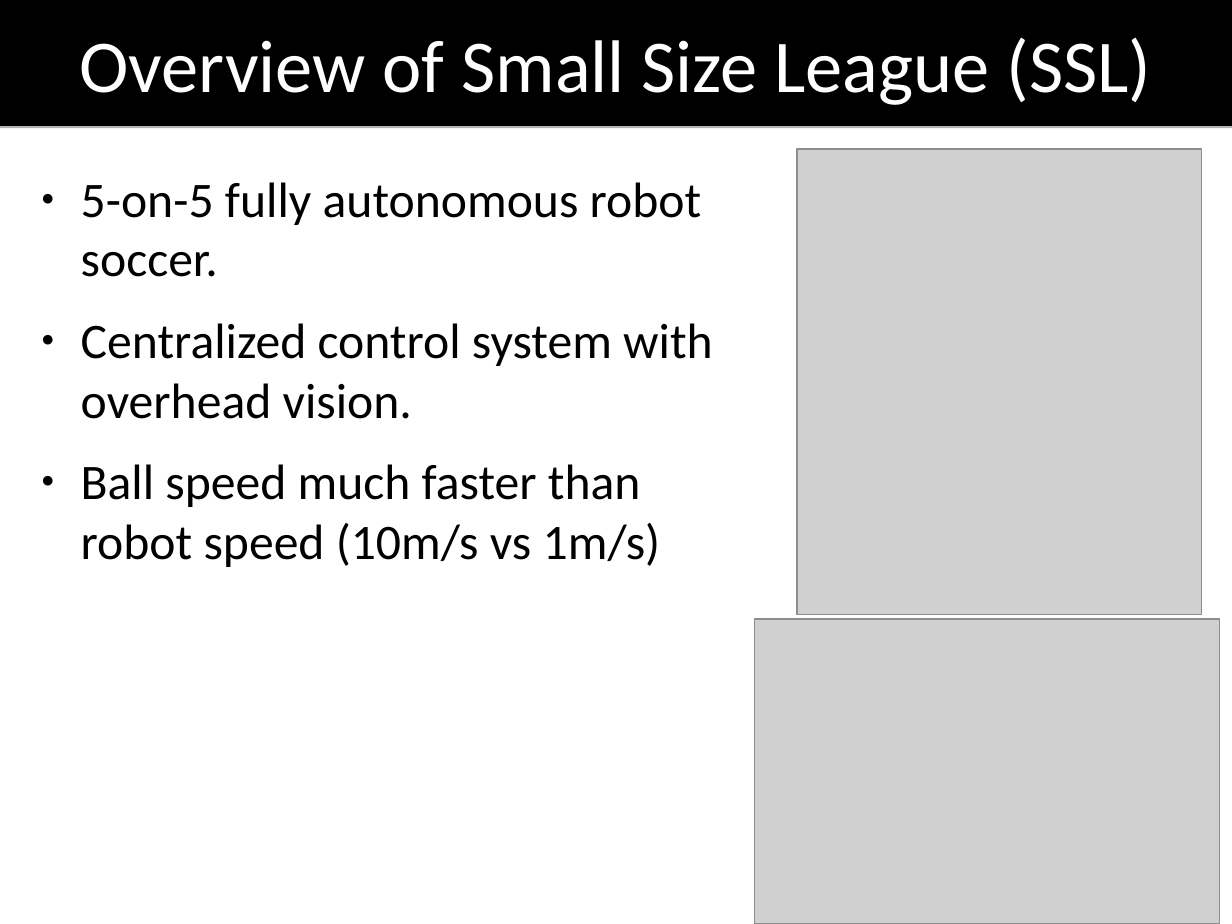
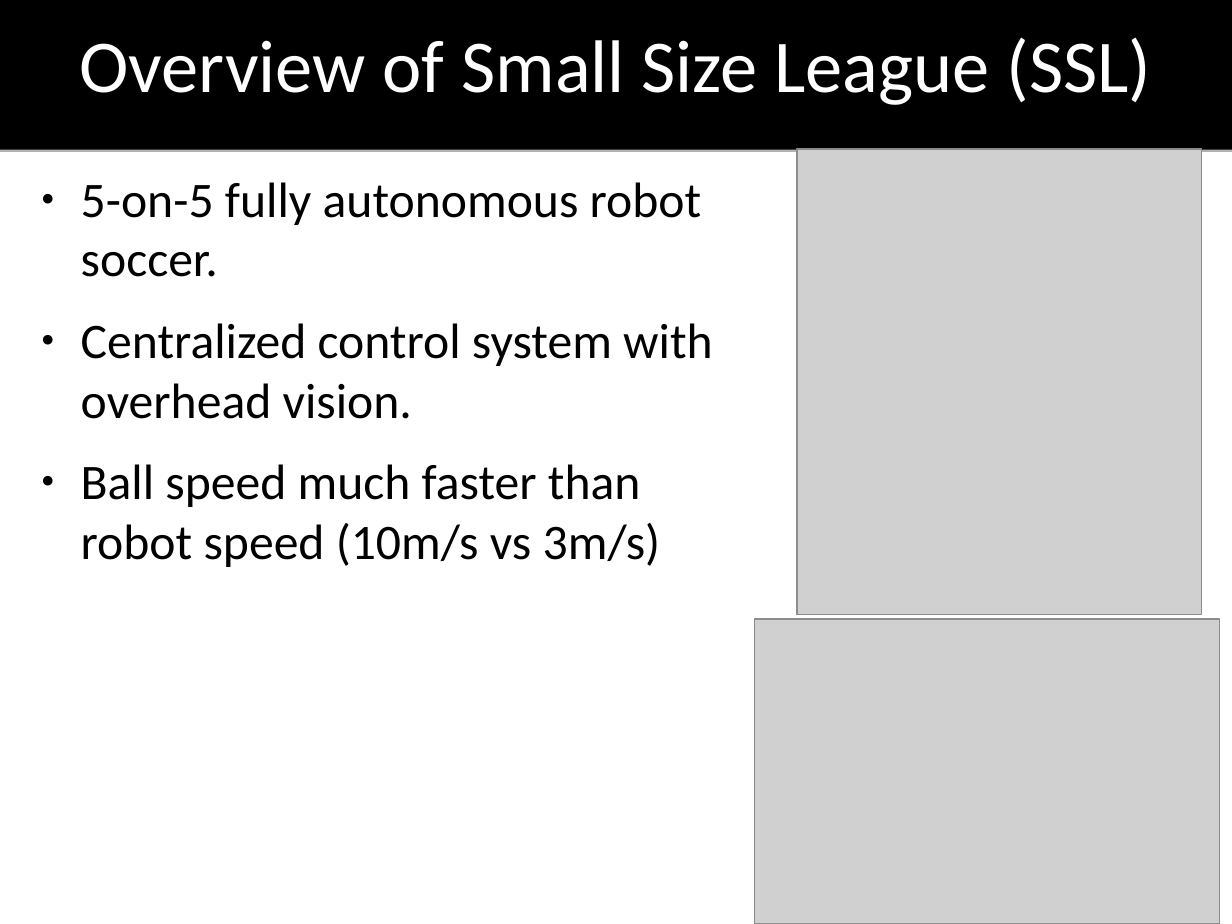
Before and after one commit to oarslan3/gt-cs-rip-projects, a slide deck: slide 2 of final/finalPresentation.odp. Drawn at 1232x924 pixels with LibreOffice and Linux fonts; fonts in the diff are those of the drawing; grey boxes stand for pictures. Boxes give left, top, right and bottom in pixels: in the first picture for what was removed or moved away, otherwise in the second. Text is boxed around its words. In the diff, an @@ line names an element or a change of style, - is before the commit and + after.

```diff
--- a/final/finalPresentation.odp
+++ b/final/finalPresentation.odp
@@ title "Overview of Small Size League ...": place and size @@
-title "Overview of Small Size League ..." at box(0, 0, 1232, 125)
+title "Overview of Small Size League ..." at box(0, 0, 1232, 150)
@@ text at box(81, 464, 661, 567): text changed @@
-● Ball speed much faster than robot speed (10m/s vs 1m/s)
+● Ball speed much faster than robot speed (10m/s vs 3m/s)
```
Also in this commit, not shown: 5 other slides changed, 6 slides added, 2 slides removed, 4 other files.
